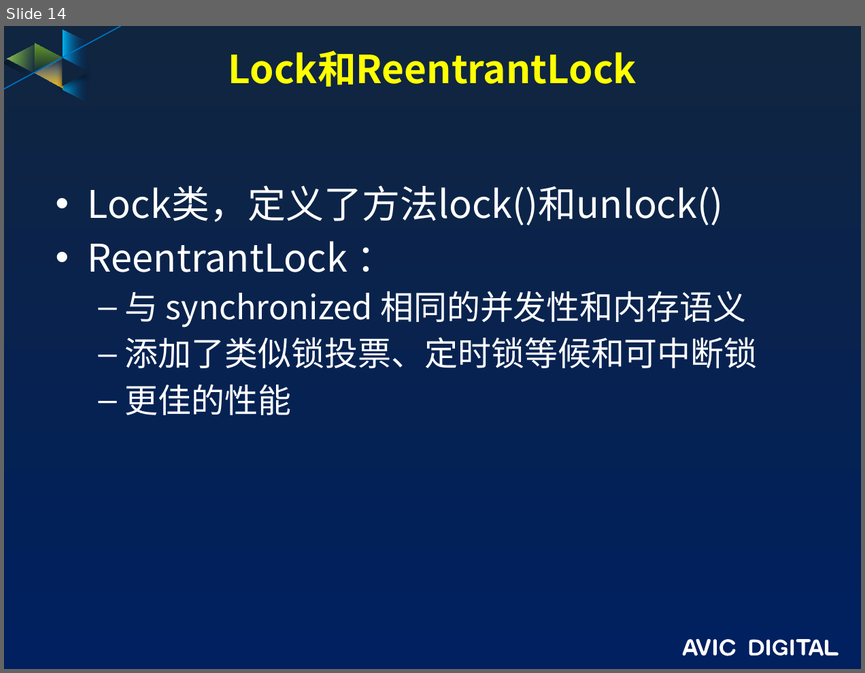
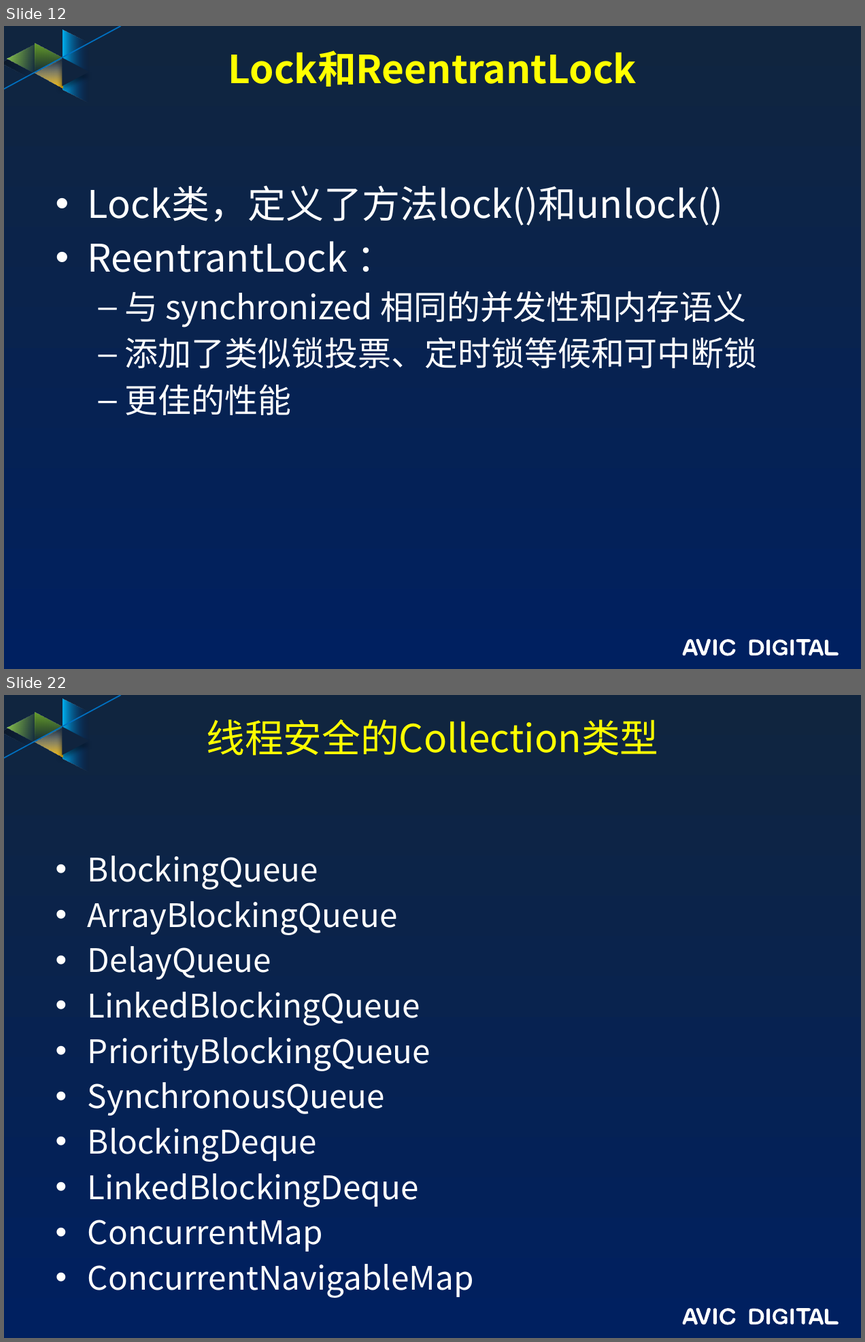
Before and after one commit to guofengzh/java-way, a slide deck: java/docs/13.java-线程.pptx. Shown one above the other, each under a label of ours: slide 14 before the commit, slides 12 and 22 after it; the slides between them are not shown. The pictures are 865x673 and 865x1342 pixels, drawn with LibreOffice and Linux fonts; fonts in the diff are those of the drawing; background and template pictures are left out. Boxes give left, top, right and bottom in pixels: in the first picture for what was removed or moved away, otherwise in the second. Text is boxed around its words. In the diff, an @@ line names an element or a change of style, - is before the commit and + after.

```diff
--- a/java/docs/13.java-线程.pptx
+++ b/java/docs/13.java-线程.pptx
@@ slide 22 added at (x1=4, y1=695, x2=861, y2=1338), background gradient #10253F to #002060; not listed: 17 template elements that a slide beside it also shows @@
@@ title added at (x1=206, y1=719, x2=658, y2=756), 32.4 pt, text #FFFF00 @@
+线程安全的Collection类型
@@ text added at (x1=88, y1=855, x2=430, y2=1251), 27.2 pt, text #FFFFFF @@
+• BlockingQueue
+• ArrayBlockingQueue
+• DelayQueue
+• LinkedBlockingQueue
+• PriorityBlockingQueue
+• SynchronousQueue
+• BlockingDeque
+• LinkedBlockingDeque
+• ConcurrentMap
+• ConcurrentNavigableMap
@@ what was slide 14 is now slide 12 @@
```
Also in this commit, not shown: 1 slide changed, 14 other slides added, 5 slides removed.
